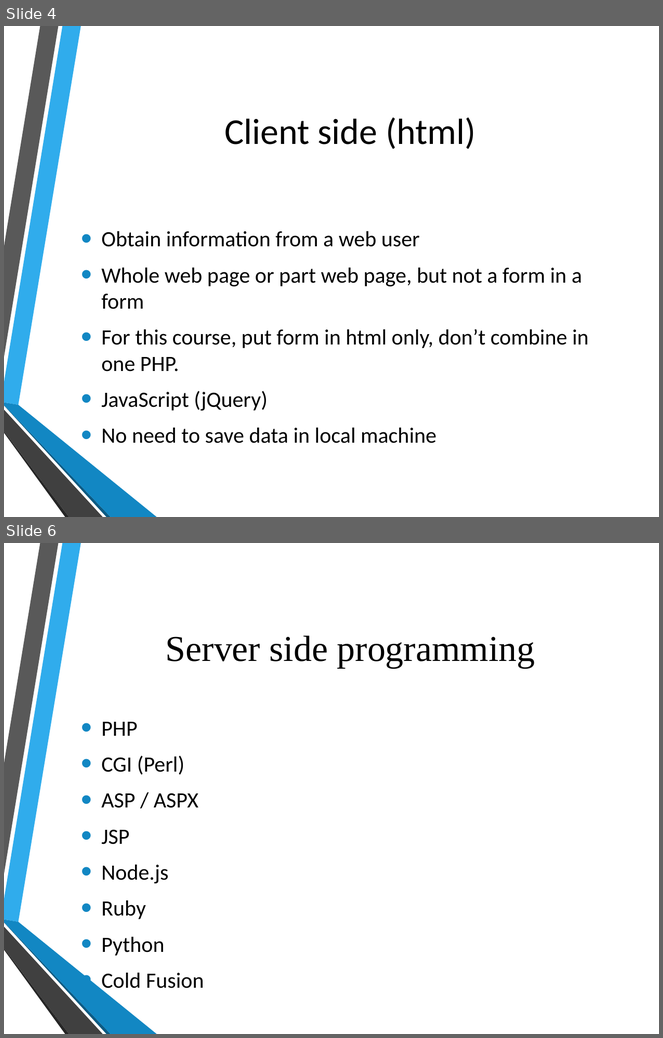
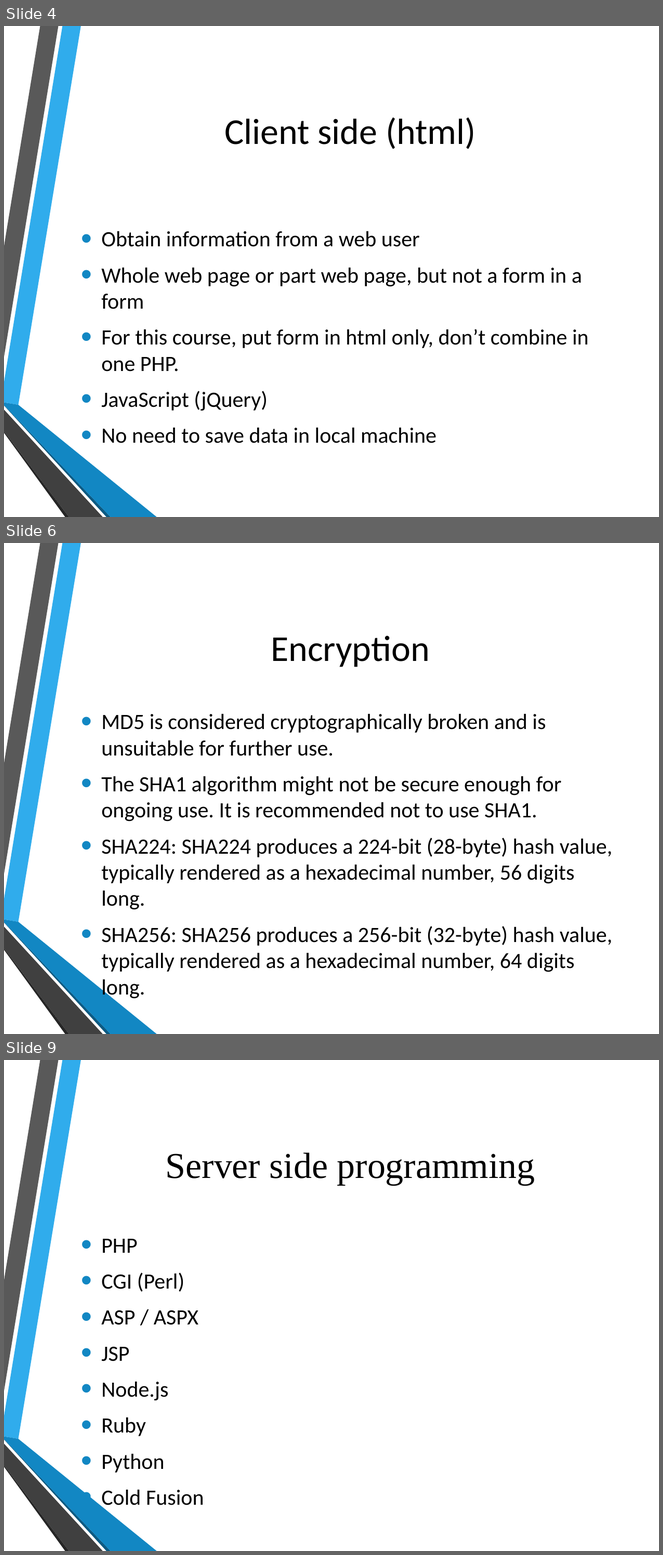
Before and after one commit to hatted/fevaworks-php, a slide deck: php-fw4/lesson4.pptx. Shown one above the other, each under a label of ours: slides 4 and 6 before the commit, slides 4, 6 and 9 after it; the slides between them are not shown. The pictures are 663x1038 and 663x1555 pixels, drawn with LibreOffice and Linux fonts; fonts in the diff are those of the drawing; background and template pictures are left out. Boxes give left, top, right and bottom in pixels: in the first picture for what was removed or moved away, otherwise in the second. Text is boxed around its words. In the diff, an @@ line names an element or a change of style, - is before the commit and + after.

```diff
--- a/php-fw4/lesson4.pptx
+++ b/php-fw4/lesson4.pptx
@@ slide 6 added at <box>4,543,659,1034</box>, background picture (left out); not listed: 6 template elements that a slide beside it also shows @@
@@ title added at <box>271,636,430,667</box>, 40 pt, text #000000 @@
+Encryption
@@ text added at <box>101,714,613,1000</box>, 24 pt, text #000000 @@
+• MD5 is considered cryptographically broken and is unsuitable for further use.
+• The SHA1 algorithm might not be secure enough for ongoing use. It is recommended not to use SHA1.
+• SHA224: SHA224 produces a 224-bit (28-byte) hash value, typically rendered as a hexadecimal number, 56 digits long.
+• SHA256: SHA256 produces a 256-bit (32-byte) hash value, typically rendered as a hexadecimal number, 64 digits long.
@@ what was slide 6 is now slide 9 @@
```
Also in this commit, not shown: 2 slides changed, 2 other slides added, 3 other files.
